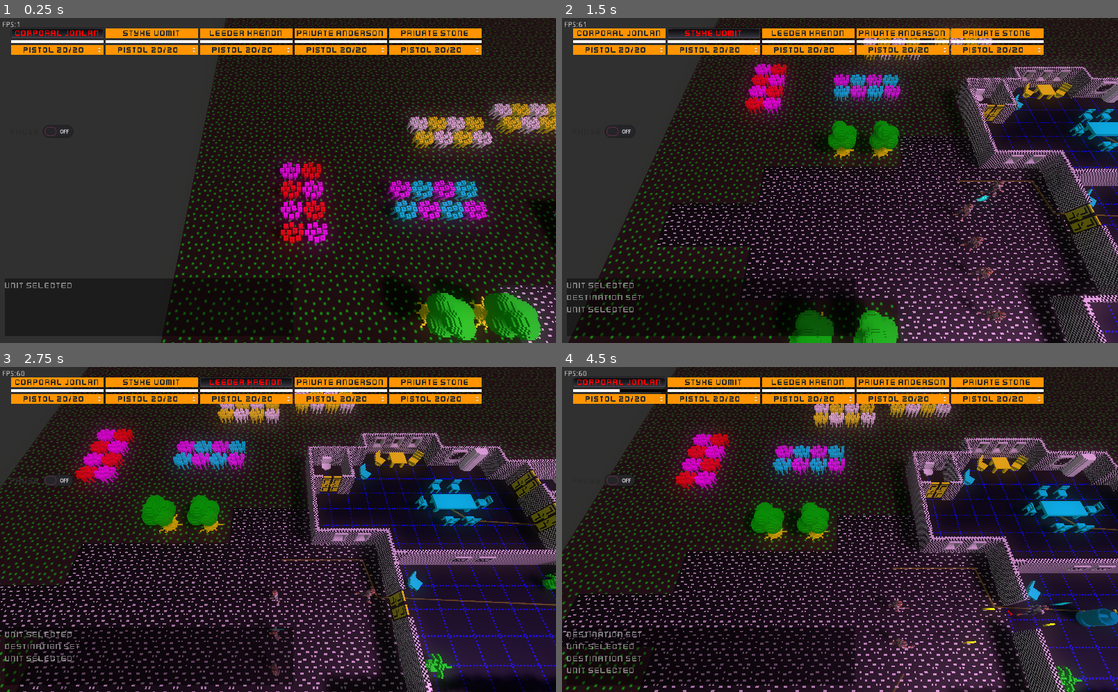
Above: before the commit, frames 1-4 (two rows, left to right).
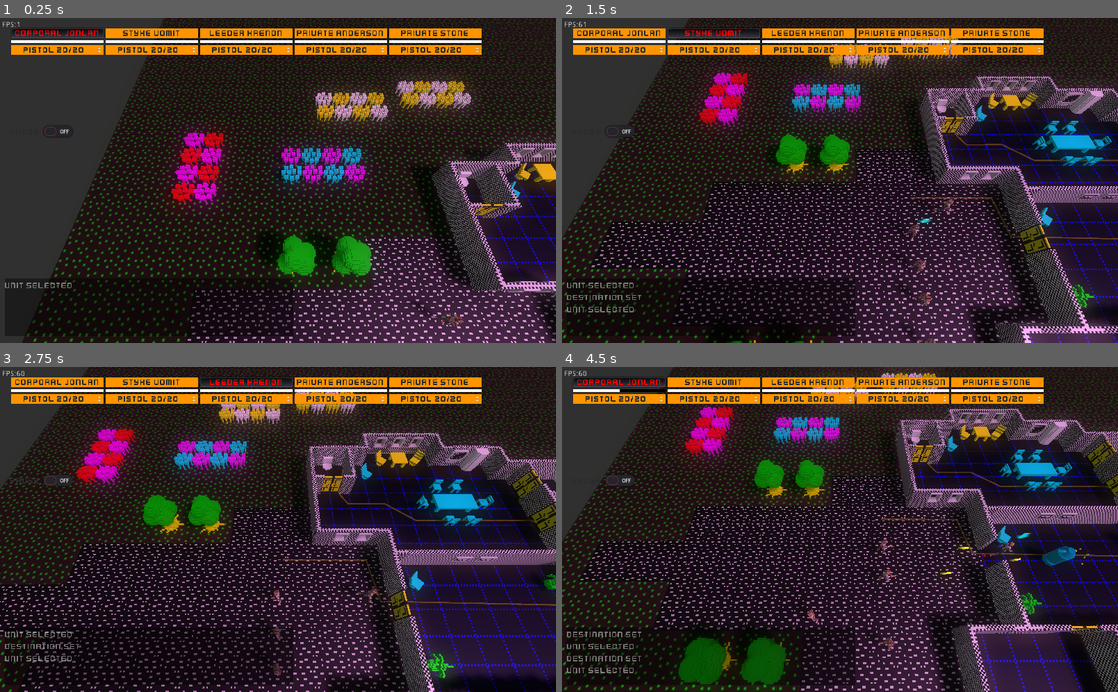
Above: after the commit, the same moments.

Repository: SteveSmith16384/LaserFodder
Game: Godot game, scene res://Main.tscn
The game is run twice, just before and just after one commit, with the same random seed, the same clock (stepped at 60 frames per second) and the same inputs.
Inputs (mouse positions are in pixels of both pictures, inside the frame that each line leads up to):
- Up to frame 1 (0.25 s): no input
- Up to frame 2 (1.5 s): move the mouse to (962, 164) at 0.52 s; hold Right (ui_right) 0.53-1.28 s; tap 1 (unit_1) at 0.6 s; click (962, 164) at 0.67 s; move the mouse to (728, 196) at 1.27 s; hold Down (ui_down) from 1.28 s (still down); tap 2 (unit_2) at 1.35 s
- Up to frame 3 (2.75 s): move the mouse to (333, 458) at 2.02 s; release Down (ui_down) at 2.03 s; hold Right (ui_right) from 2.03 s (still down); tap 3 (unit_3) at 2.1 s
- Up to frame 4 (4.5 s): move the mouse to (812, 594) at 2.77 s; release Right (ui_right) at 2.78 s; hold Up (ui_up) 2.78-3.53 s; tap 4 (unit_4) at 2.85 s; click (812, 594) at 2.92 s; move the mouse to (1006, 578) at 3.52 s; hold Left (ui_left) from 3.53 s (still down); tap 5 (unit_5) at 3.6 s; move the mouse to (673, 480) at 4.27 s; tap 1 (unit_1) at 4.35 s

The runs differ from the first frame. In frame 1, 46% of the frame differs, in the area x 4-100%, y 0-100%; in frame 2, 41%; in frame 3, 19%; in frame 4, 39%.

Commit message:
Fixed UI bug

Diff:
--- a/src/CameraController.gd
+++ b/src/CameraController.gd
@@ -14,7 +14,7 @@
 	if _target_aim == null:
 		return
 
-	current_aim = lerp(current_aim, _target_aim, 0.5)
+	current_aim = lerp(current_aim, _target_aim, 0.1)
 
 	if Input.is_action_pressed("ui_left"):
 		_target_aim.x -= delta * SPEED
--- a/src/GameScene.gd
+++ b/src/GameScene.gd
@@ -52,11 +52,6 @@
 	pos.z += (mouse_pos.y - 300)/35
 	$CameraController.set_target_aim(pos)
 
-	var unit_data: UnitData = selected_unit.get_node("UnitData")
-	if unit_data.killed:
-		selected_unit = null
-		return
-
 	if destination_clicked or shoot_clicked:
 		var camera = $CameraController/Camera
 		var from = camera.project_ray_origin(mouse_pos)
@@ -106,6 +101,7 @@
 
 	var unit_data: UnitData = player.get_node("UnitData")
 	if unit_data.killed:
+		append_log("That unit is dead")
 		return
 
 	selected_unit = player
@@ -138,6 +134,7 @@
 	player.translation = pos
 	player.get_node("UnitData").init(Globals.get_unit_name(idx), Globals.SIDE_PLAYER)
 
+	player.connect("health_changed", self, "_on_player_health_changed")
 	#self.call_deferred("add_child", player)
 	$SternersHouse.add_child(player)
 
@@ -177,3 +174,12 @@
 	else:
 		append_log("Game unpaused")
 	pass
+
+
+func _on_player_health_changed(player):
+	var unit_data: UnitData = player.get_node("UnitData")
+	if unit_data.killed:
+		if player == selected_unit:
+			selected_unit = null
+		append_log(unit_data.unit_name + " HAS BEEN KILLED!")
+	pass
--- a/src/GameScene.tscn
+++ b/src/GameScene.tscn
@@ -47,17 +47,5 @@
 
 [node name="SternersHouse" parent="." instance=ExtResource( 1 )]
 
-[node name="CSGPolygon" type="CSGPolygon" parent="."]
-mode = 2
-path_node = NodePath("")
-path_interval_type = 0
-path_interval = 1.0
-path_simplify_angle = 0.0
-path_rotation = 2
-path_local = false
-path_continuous_u = true
-path_u_distance = 1.0
-path_joined = false
-
 [connection signal="pause_changed" from="GameUI" to="." method="_on_GameUI_pause_changed"]
 [connection signal="player_selected" from="GameUI" to="." method="_on_UI_player_selected"]
--- a/src/PlayerUnit.gd
+++ b/src/PlayerUnit.gd
@@ -25,9 +25,8 @@
 
 	model.idle()
 
-	call_deferred("emit_signal", "health_changed")
+	call_deferred("emit_signal", "health_changed", self)
 	call_deferred("emit_signal", "equipment_changed2")
-
 	pass
 
 
@@ -91,7 +90,7 @@
 	if $IsPlayer.selected == false:
 		$CanUseItem.current_target = shooter # todo - check priority of current target against new one?
 
-	emit_signal("health_changed")
+	emit_signal("health_changed", self)
 	pass
 
 
@@ -103,7 +102,7 @@
 		pass
 
 	model.killed()
-	emit_signal("health_changed")
+	emit_signal("health_changed", self)
 
 	$CanMove.has_destination = false
 	$CanMove.route_polygon.visible = false
--- a/src/UI/UnitUIControl.gd
+++ b/src/UI/UnitUIControl.gd
@@ -22,9 +22,9 @@
 	pass
 
 
-func _on_health_changed():
+func _on_health_changed(_pl):
 	var ud = player.get_node("UnitData")
-	if ud.health <= 0:
+	if ud.killed:
 		self.visible = false
 	else:
 		$VBoxContainer/HealthProgressBar.max_value = ud.max_health
@@ -65,6 +65,5 @@
 
 
 func set_pressed(b:bool):
-	# todo - doesn't do anything
 	$VBoxContainer/SelectButton.set_pressed(b)
 	pass
--- a/src/components/UnitData.gd
+++ b/src/components/UnitData.gd
@@ -38,5 +38,5 @@
 
 func reset_health():
 	health = max_health
-	get_parent().emit_signal("health_changed")
+	get_parent().emit_signal("health_changed", get_parent())
 	pass
